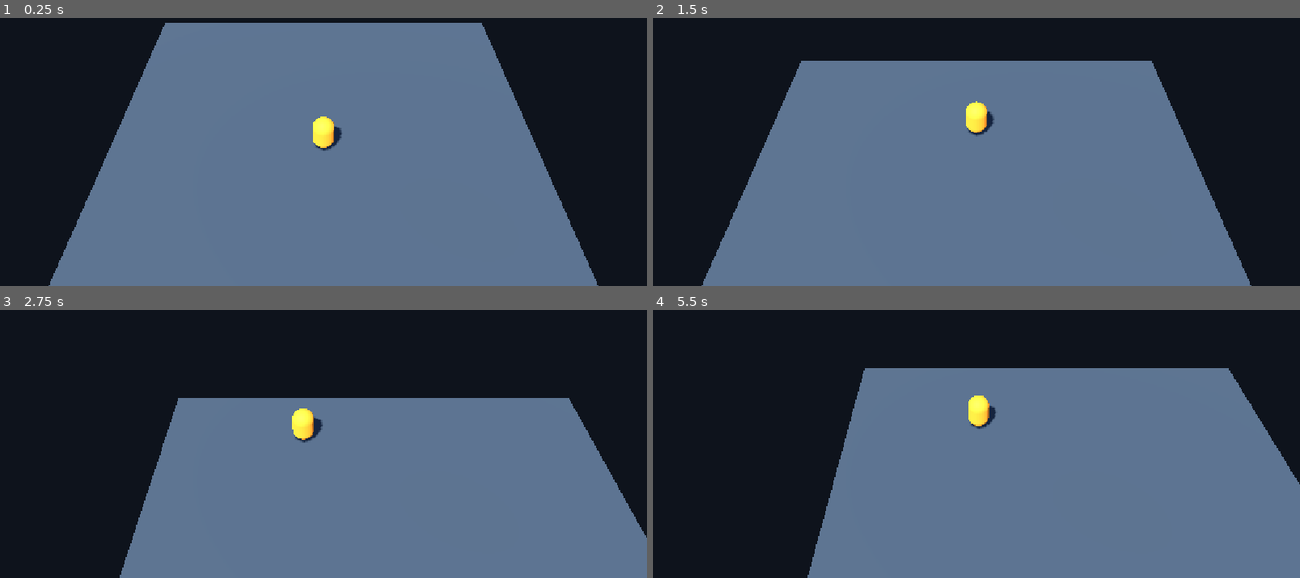
Above: before the commit, frames 1-4 (two rows, left to right).
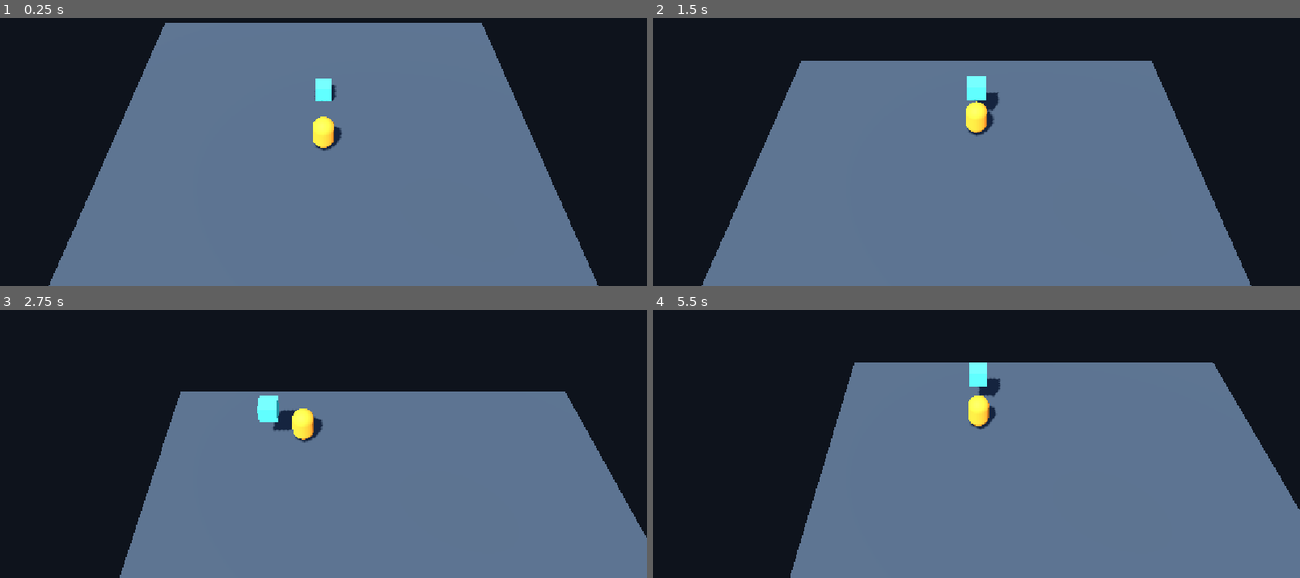
Above: after the commit, the same moments.

Repository: Lukasohgren/break-out-bear
Game: Godot game, scene res://scenes/main.tscn
Two runs of this game, one before a commit and one after it. Both use one fixed random seed, a clock stepped at 60 frames per second and the inputs below.
Inputs:
- Up to frame 1 (0.25 s): no input
- Up to frame 2 (1.5 s): tap Enter at 0.5 s; hold W (move_forward) from 0.53 s (still down); tap E (interact, bound only after the commit) at 0.6, 1.35 s; tap Space (jump) at 0.77 s
- Up to frame 3 (2.75 s): tap Space (jump) at 1.52 s; release W (move_forward) at 2.03 s; hold A (move_left) from 2.03 s (still down); tap E (interact, bound only after the commit) at 2.1 s
- Up to frame 4 (5.5 s): tap E (interact, bound only after the commit) every 0.75 s from 2.85 to 5.1 s; tap Space (jump) at 3.02, 3.77, 4.52 s; release A (move_left) at 3.53 s; hold S (move_backward) 3.53-4.28 s; hold D (move_right) 4.28-5.03 s; hold W (move_forward) from 5.03 s (still down)

The runs differ from the first frame. In frame 1, 0.2% of the frame differs, in the area x 48-52%, y 22-32%; in frame 2, 0.4%; in frame 3, 1.9%; in frame 4, 4.4%, in the area x 21-100%, y 19-100%.

Commit message:
Implement player interaction and object carrying

Diff:
--- /dev/null
+++ b/items/carryable_object.gd
@@ -0,0 +1,45 @@
+class_name CarryableObject
+extends RigidBody3D
+
+var is_carried: bool = false
+
+var _world_parent: Node
+var _world_collision_layer: int
+var _world_collision_mask: int
+var _world_freeze: bool
+
+
+func pick_up(carry_point: Marker3D) -> bool:
+	if is_carried or carry_point == null:
+		return false
+
+	_world_parent = get_parent()
+	_world_collision_layer = collision_layer
+	_world_collision_mask = collision_mask
+	_world_freeze = freeze
+	is_carried = true
+	freeze = true
+	collision_layer = 0
+	collision_mask = 0
+	linear_velocity = Vector3.ZERO
+	angular_velocity = Vector3.ZERO
+	reparent(carry_point, false)
+	transform = Transform3D.IDENTITY
+	return true
+
+
+func drop() -> void:
+	if not is_carried:
+		return
+	if not is_instance_valid(_world_parent):
+		push_error("Cannot drop a carryable object without its original world parent.")
+		return
+
+	reparent(_world_parent, true)
+	collision_layer = _world_collision_layer
+	collision_mask = _world_collision_mask
+	freeze = _world_freeze
+	if not freeze:
+		sleeping = false
+	is_carried = false
+	_world_parent = null
--- /dev/null
+++ b/items/carryable_object.tscn
@@ -0,0 +1,25 @@
+[gd_scene load_steps=5 format=3]
+
+[ext_resource type="Script" path="res://items/carryable_object.gd" id="1_carryable"]
+
+[sub_resource type="StandardMaterial3D" id="StandardMaterial3D_carryable"]
+albedo_color = Color(0.25, 0.8, 0.75, 1)
+roughness = 0.7
+
+[sub_resource type="BoxMesh" id="BoxMesh_carryable"]
+material = SubResource("StandardMaterial3D_carryable")
+size = Vector3(0.25, 0.25, 0.25)
+
+[sub_resource type="BoxShape3D" id="BoxShape3D_carryable"]
+size = Vector3(0.25, 0.25, 0.25)
+
+[node name="CarryableObject" type="RigidBody3D"]
+collision_layer = 2
+collision_mask = 3
+script = ExtResource("1_carryable")
+
+[node name="MeshInstance3D" type="MeshInstance3D" parent="."]
+mesh = SubResource("BoxMesh_carryable")
+
+[node name="CollisionShape3D" type="CollisionShape3D" parent="."]
+shape = SubResource("BoxShape3D_carryable")
--- a/player/player.tscn
+++ b/player/player.tscn
@@ -1,6 +1,7 @@
-[gd_scene load_steps=5 format=3]
+[gd_scene load_steps=7 format=3]
 
 [ext_resource type="Script" path="res://player/player.gd" id="1_player"]
+[ext_resource type="Script" path="res://player/player_interaction.gd" id="2_interaction"]
 
 [sub_resource type="CapsuleShape3D" id="CapsuleShape3D_player"]
 radius = 0.15
@@ -15,8 +16,12 @@
 radius = 0.15
 height = 0.5
 
+[sub_resource type="SphereShape3D" id="SphereShape3D_interaction"]
+radius = 0.8
+
 [node name="Player" type="CharacterBody3D" groups=["players"]]
 script = ExtResource("1_player")
+collision_mask = 3
 floor_snap_length = 0.05
 editor_description = "Toy-scale player, 0.5 m tall and 0.3 m wide. The root is at its feet; forward is local -Z. Assign Movement Camera when instancing this scene."
 
@@ -27,3 +32,15 @@
 [node name="MeshInstance3D" type="MeshInstance3D" parent="."]
 position = Vector3(0, 0.25, 0)
 mesh = SubResource("CapsuleMesh_toy")
+
+[node name="InteractionArea" type="Area3D" parent="."]
+position = Vector3(0, 0.25, 0)
+collision_layer = 0
+collision_mask = 2
+script = ExtResource("2_interaction")
+
+[node name="CollisionShape3D" type="CollisionShape3D" parent="InteractionArea"]
+shape = SubResource("SphereShape3D_interaction")
+
+[node name="CarryPoint" type="Marker3D" parent="."]
+position = Vector3(0, 0.55, -0.45)
--- /dev/null
+++ b/player/player_interaction.gd
@@ -0,0 +1,32 @@
+extends Area3D
+
+@onready var carry_point: Marker3D = $"../CarryPoint"
+
+var carried_object: CarryableObject
+
+
+func _physics_process(_delta: float) -> void:
+	if not Input.is_action_just_pressed("interact"):
+		return
+
+	if is_instance_valid(carried_object):
+		carried_object.drop()
+		if not carried_object.is_carried:
+			carried_object = null
+		return
+
+	var nearest_object: CarryableObject
+	var nearest_distance_squared: float = INF
+	for body in get_overlapping_bodies():
+		var candidate: CarryableObject = body as CarryableObject
+		if candidate == null or candidate.is_carried:
+			continue
+		var distance_squared: float = global_position.distance_squared_to(
+			candidate.global_position
+		)
+		if distance_squared < nearest_distance_squared:
+			nearest_object = candidate
+			nearest_distance_squared = distance_squared
+
+	if nearest_object != null and nearest_object.pick_up(carry_point):
+		carried_object = nearest_object
--- a/project.godot
+++ b/project.godot
@@ -47,6 +47,15 @@
 "events": [Object(InputEventKey,"resource_local_to_scene":false,"resource_name":"","device":16,"window_id":0,"alt_press …(190 unchanged characters)…
 ]
 }
+interact={
+"deadzone": 0.2,
+"events": [Object(InputEventKey,"resource_local_to_scene":false,"resource_name":"","device":16,"window_id":0,"alt_pressed":false,"shift_pressed":false,"ctrl_pressed":false,"meta_pressed":false,"pressed":false,"keycode":0,"physical_keycode":69,"key_label":0,"unicode":0,"location":0,"echo":false,"script":null)
+]
+}
+
+[layer_names]
+
+3d_physics/layer_2="Carryable"
 
 [physics]
 
--- a/scenes/main.tscn
+++ b/scenes/main.tscn
@@ -2,6 +2,7 @@
 
 [ext_resource type="PackedScene" path="res://player/player.tscn" id="1_player"]
 [ext_resource type="Script" uid="uid://b72gg4y1et42v" path="res://camera/camera_rig.gd" id="2_camera_rig"]
+[ext_resource type="PackedScene" path="res://items/carryable_object.tscn" id="3_carryable"]
 
 [sub_resource type="StandardMaterial3D" id="StandardMaterial3D_floor"]
 albedo_color = Color(0.19, 0.25, 0.32, 1)
@@ -39,6 +40,9 @@
 [node name="Player" parent="." unique_id=395010145 node_paths=PackedStringArray("movement_camera") instance=ExtResource("1_player")]
 movement_camera = NodePath("../CameraRig/Camera3D")
 
+[node name="CarryableObject" parent="." unique_id=707071897 instance=ExtResource("3_carryable")]
+transform = Transform3D(1, 0, 0, 0, 1, 0, 0, 0, 1, 0, 0.125, -1)
+
 [node name="WorldEnvironment" type="WorldEnvironment" parent="." unique_id=1158593214]
 environment = SubResource("Environment_composition")
 
Not shown, added: items/carryable_object.gd.uid
Not shown, added: player/player_interaction.gd.uid
